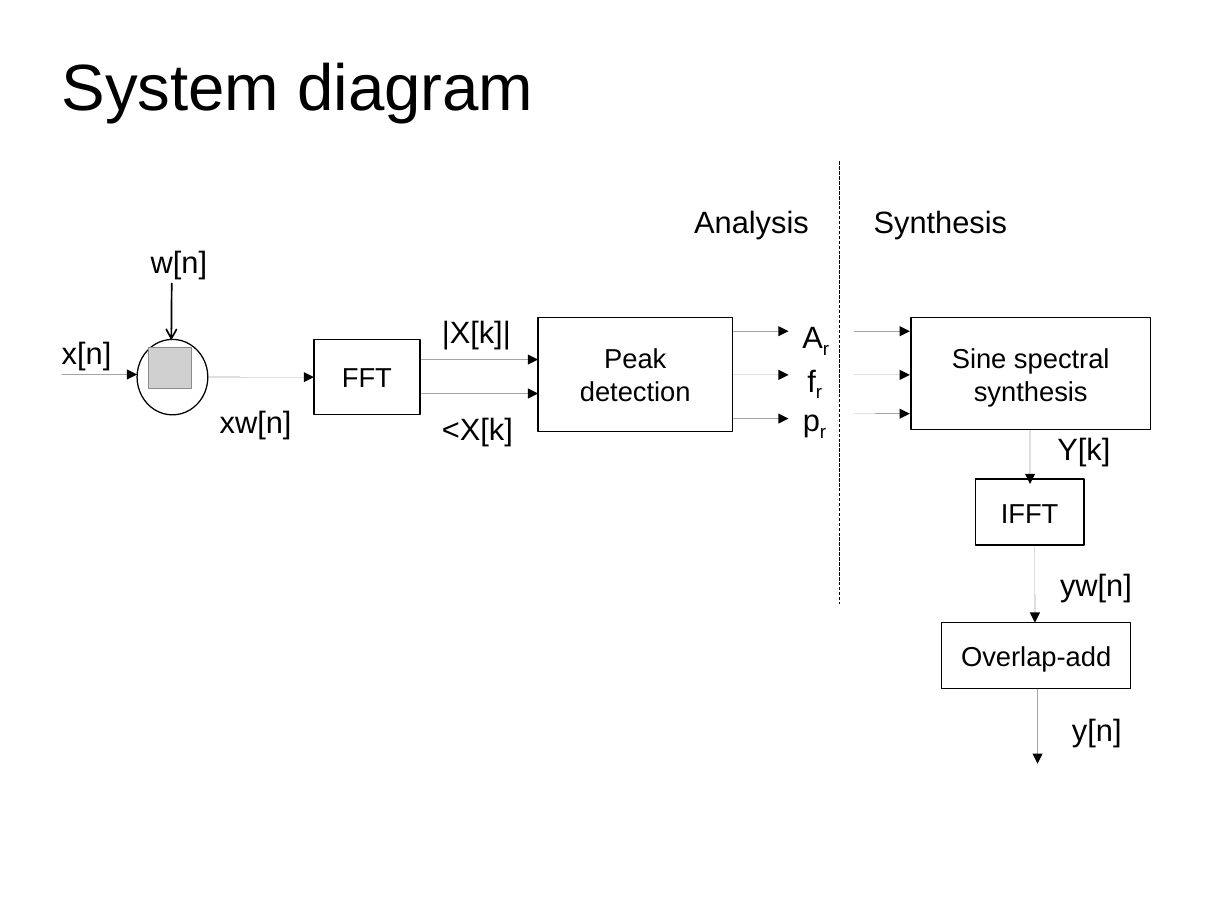
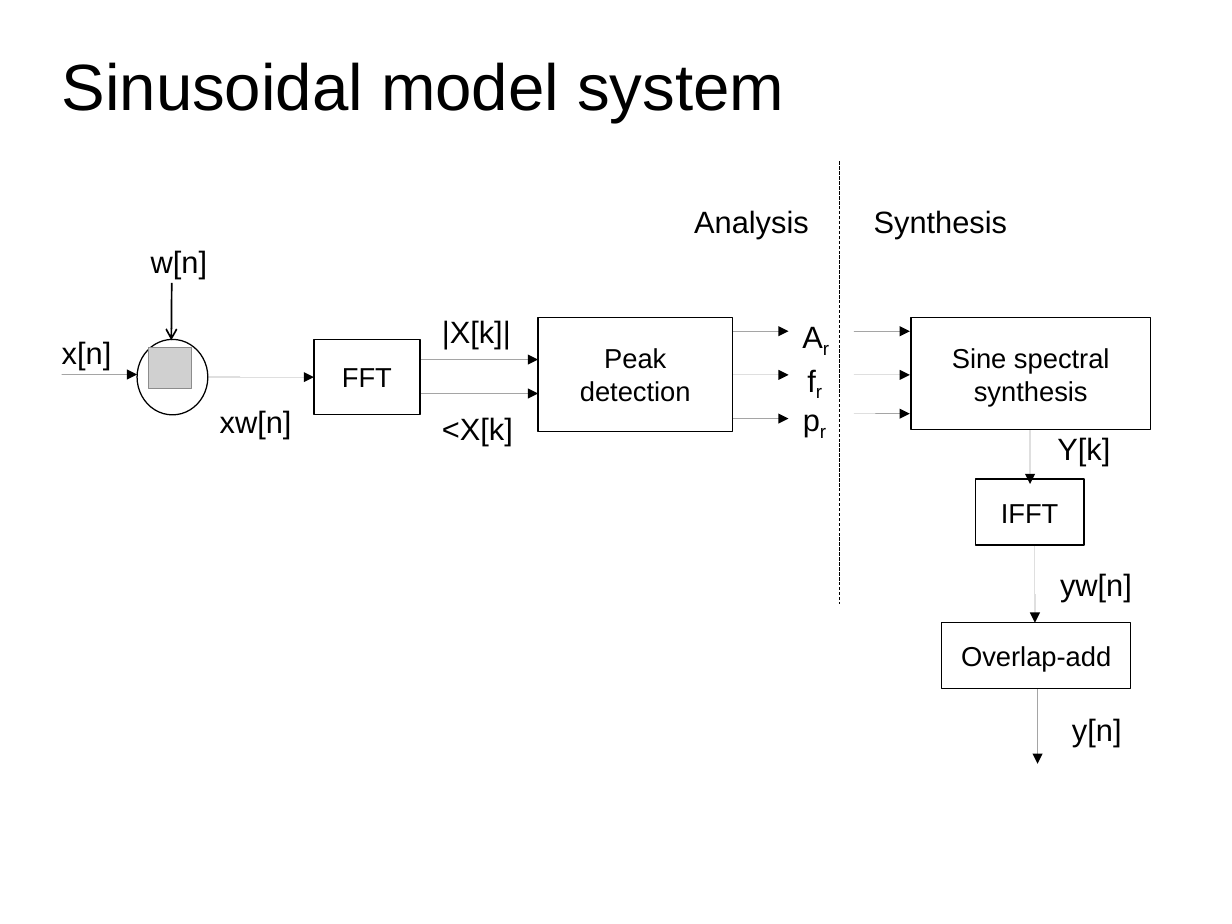
Before and after one commit to MTG/sms-tools, a slide deck: slide 13 of lectures/5-Sinusoidal-model/Sinusoidal-Model-2.odp. Drawn at 1232x924 pixels with LibreOffice and Linux fonts; fonts in the diff are those of the drawing; grey boxes stand for pictures. Boxes give left, top, right and bottom in pixels: in the first picture for what was removed or moved away, otherwise in the second. Text is boxed around its words. In the diff, an @@ line names an element or a change of style, - is before the commit and + after.

```diff
--- a/lectures/5-Sinusoidal-model/Sinusoidal-Model-2.odp
+++ b/lectures/5-Sinusoidal-model/Sinusoidal-Model-2.odp
@@ title at [62, 62, 784, 123]: text changed @@
-System diagram
+Sinusoidal model system
```
Also in this commit, not shown: 1 slide added, 9 other files.
